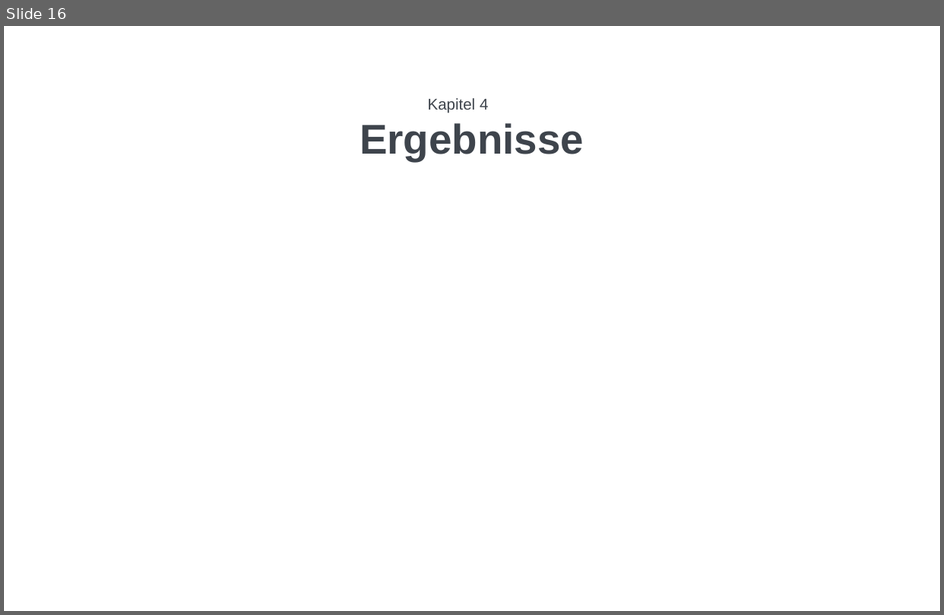
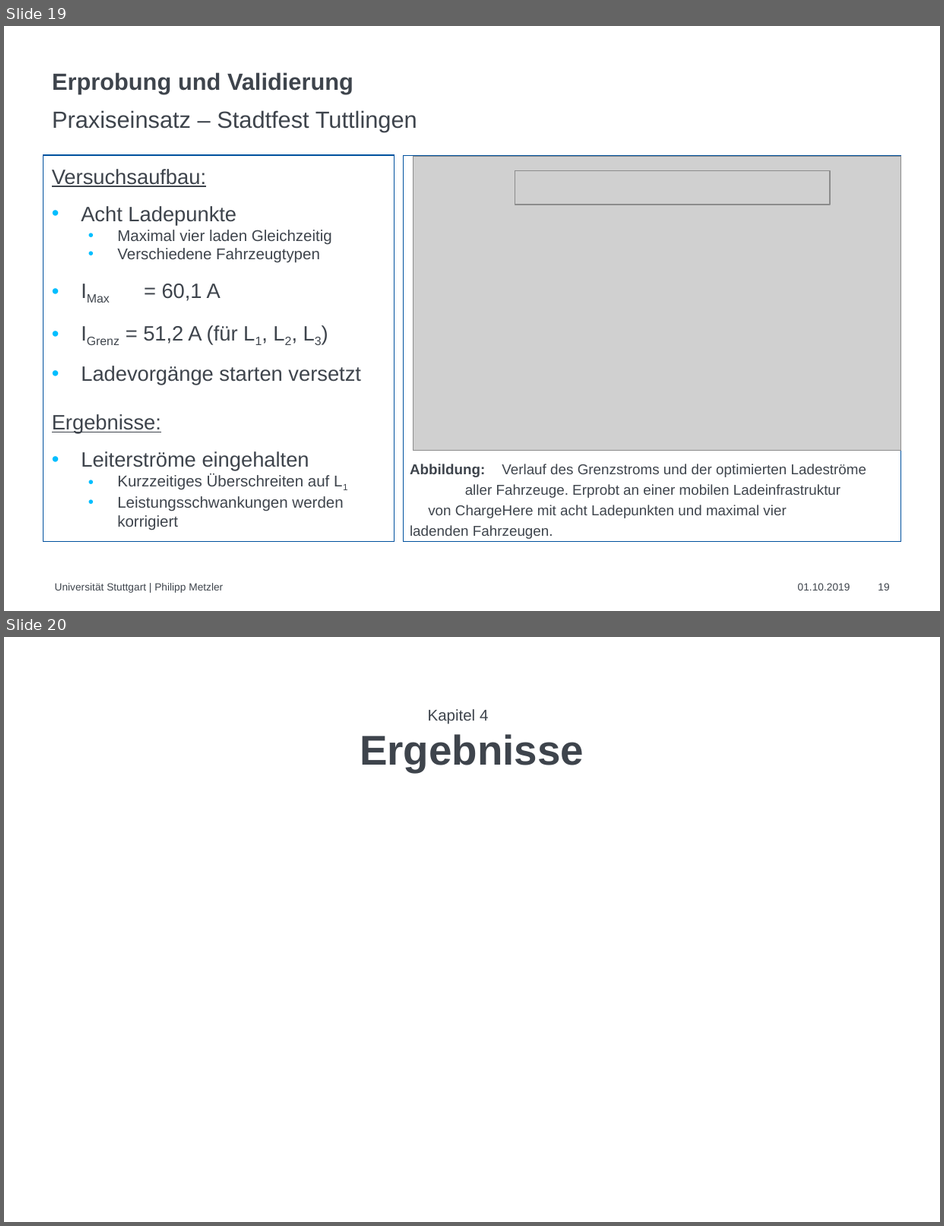
Before and after one commit to CHPhilipp/Sonsitige-Dokumente, a slide deck: Präsentation 16 zu 10 - IEH.pptx. Shown one above the other, each under a label of ours: slide 16 before the commit, slides 19 and 20 after it. The pictures are 944x615 and 944x1226 pixels, drawn with LibreOffice and Linux fonts; fonts in the diff are those of the drawing; grey boxes stand for pictures; background and template pictures are left out. Boxes give left, top, right and bottom in pixels: in the first picture for what was removed or moved away, otherwise in the second. Text is boxed around its words. In the diff, an @@ line names an element or a change of style, - is before the commit and + after.

```diff
--- a/Präsentation 16 zu 10 - IEH.pptx
+++ b/Präsentation 16 zu 10 - IEH.pptx
@@ slide 19 added at [4,26,940,611], background #FFFFFF @@
@@ title added at [52,72,354,94], 18 pt, text #3E444C, bold @@
+Erprobung und Validierung
@@ text added at [52,110,417,132], 18 pt, text #3E444C @@
+Praxiseinsatz – Stadtfest Tuttlingen
@@ rectangle added at [44,155,395,542], outline #00519E 0.75 pt @@
@@ rectangle added at [404,155,902,542], outline #00519E 0.75 pt @@
@@ picture added at [413,156,901,450] @@
@@ text added at [52,169,361,531], 16 pt, text #3E444C @@
+Versuchsaufbau:
+• Acht Ladepunkte
+  • Maximal vier laden Gleichzeitig
+  • Verschiedene Fahrzeugtypen
+• IMax = 60,1 A
+• IGrenz = 51,2 A (für L1, L2, L3)
+• Ladevorgänge starten versetzt
+Ergebnisse:
+• Leiterströme eingehalten
+  • Kurzzeitiges Überschreiten auf L1
+  • Leistungsschwankungen werden korrigiert
@@ picture added at [515,171,830,205] @@
@@ text added at [410,464,867,539], 11 pt, text #3E444C @@
+Abbildung: Verlauf des Grenzstroms und der optimierten Ladeströme aller Fahrzeuge. Erprobt an einer mobilen Ladeinfrastruktur von ChargeHere mit acht Ladepunkten und maximal vier ladenden Fahrzeugen.
@@ text added at [55,583,223,593], 8 pt, text #3E444C @@
+Universität Stuttgart | Philipp Metzler
@@ text added at [798,583,851,591], 8 pt, text #3E444C @@
+01.10.2019
@@ page number added at [878,583,889,591], 8 pt, text #3E444C @@
+19
@@ what was slide 16 is now slide 20 @@
```
Also in this commit, not shown: 7 slides changed, 4 other slides added, 1 slide removed.
